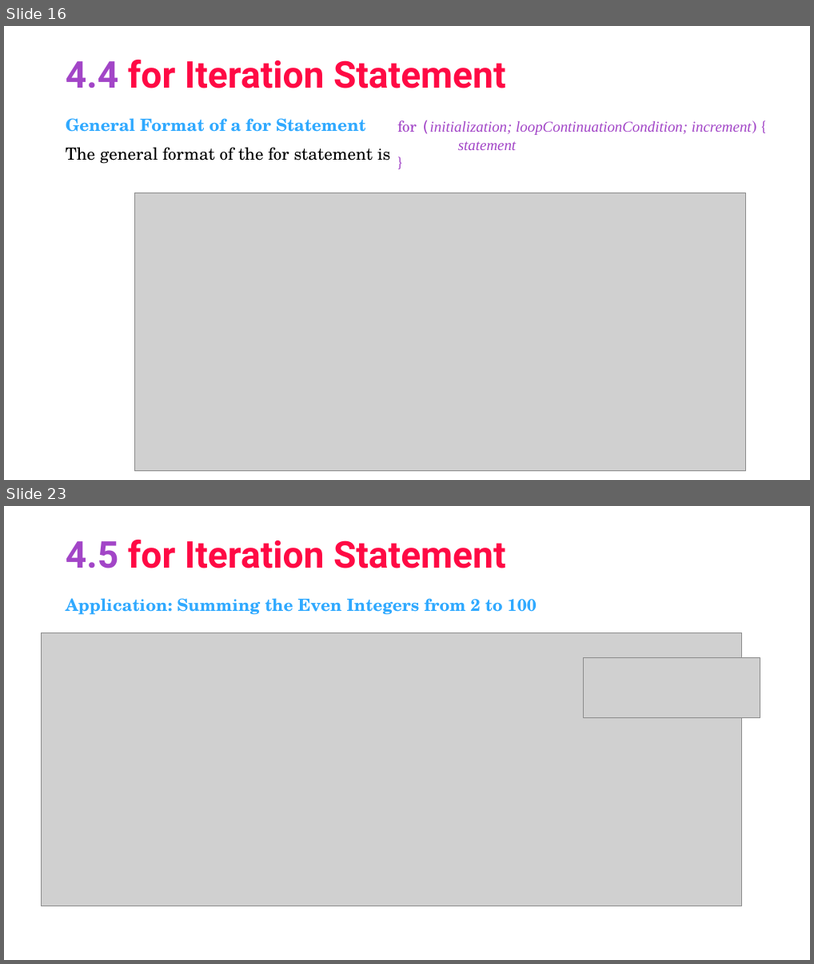
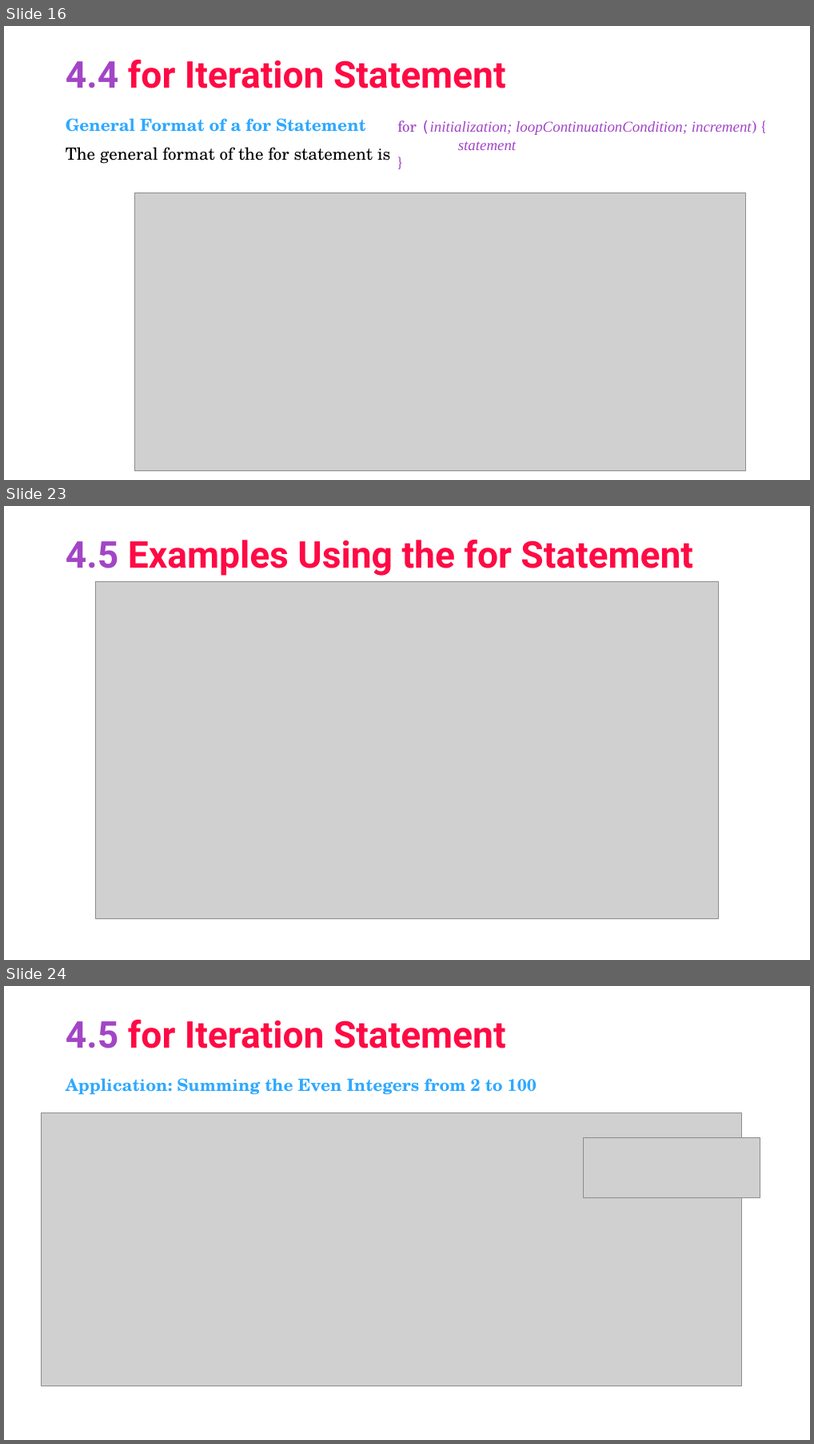
Before and after one commit to asimriaz/FOP, a slide deck: Chapter 4.pptx. Shown one above the other, each under a label of ours: slides 16 and 23 before the commit, slides 16, 23 and 24 after it; the slides between them are not shown. The pictures are 814x964 and 814x1444 pixels, drawn with LibreOffice and Linux fonts; fonts in the diff are those of the drawing; grey boxes stand for pictures. Boxes give left, top, right and bottom in pixels: in the first picture for what was removed or moved away, otherwise in the second. Text is boxed around its words. In the diff, an @@ line names an element or a change of style, - is before the commit and + after.

```diff
--- a/Chapter 4.pptx
+++ b/Chapter 4.pptx
@@ slide 23 added at [4, 506, 810, 960], background #FFFFFF @@
@@ title added at [66, 540, 694, 576], 44 pt, text #FF0A44, bold @@
+4.5 Examples Using the for Statement
@@ picture added at [96, 582, 718, 919] @@
@@ what was slide 23 is now slide 24 @@
```
Also in this commit, not shown: 6 slides changed, 6 other slides added.
